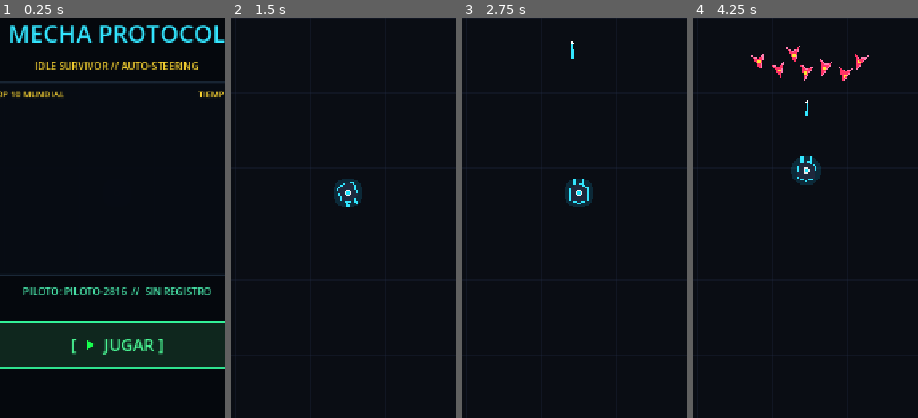
Above: before the commit, frames 1-4 (left to right).
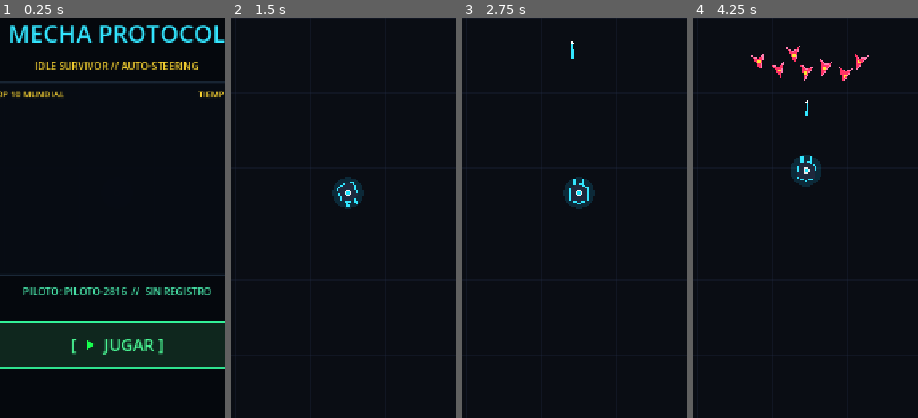
Above: after the commit, the same moments.

Repository: jonathanduranr/mecha-protocol
Game: Godot game, scene res://scenes/main.tscn
Two runs of this game, one before a commit and one after it. Both use one fixed random seed, a clock stepped at 60 frames per second and the inputs below. Sound files missing from this copy of the repository are replaced by a short silence.
Inputs (mouse positions are % of the whole screen's width and height, from its top left):
- Up to frame 1 (0.25 s): no input
- Up to frame 2 (1.5 s): click (50, 69) at 0.5 s; tap Enter at 1.25 s; move the mouse to (72, 45) at 1.27 s; click (72, 45) at 1.42 s
- Up to frame 3 (2.75 s): move the mouse to (30, 55) at 2.02 s; click (30, 55) at 2.17 s
- Up to frame 4 (4.25 s): move the mouse to (60, 28) at 2.77 s; click (60, 28) at 2.92 s; move the mouse to (45, 70) at 3.52 s; click (45, 70) at 3.67 s
The pictures show only the part of the screen within x 24-74%, y 28-78%; the shares and areas given below are measured in that part.

The runs differ from the first frame. In frame 2, less than 0.1% of the frame differs, in the area x 44-60%, y 39-48%; in frame 3, less than 0.1%; in frame 4, less than 0.1%.

Commit message:
feat: implement Option 1 Ultimate Quantum Fission Beam weapon evolution

Diff:
--- /dev/null
+++ b/assets/ui/icons/icon_ultimate_beam.svg
@@ -0,0 +1,15 @@
+<svg xmlns="http://www.w3.org/2000/svg" width="64" height="64" viewBox="0 0 64 64">
+  <rect width="64" height="64" rx="12" fill="#181204" stroke="#fbbf24" stroke-width="2.5"/>
+  <!-- Halo exterior del rayo -->
+  <line x1="8" y1="32" x2="56" y2="32" stroke="#f59e0b" stroke-width="12" stroke-linecap="round" opacity="0.4"/>
+  <!-- Haz principal de plasma -->
+  <line x1="8" y1="32" x2="56" y2="32" stroke="#38bdf8" stroke-width="6" stroke-linecap="round"/>
+  <!-- Núcleo blanco de fisión -->
+  <line x1="8" y1="32" x2="56" y2="32" stroke="#ffffff" stroke-width="2.5" stroke-linecap="round"/>
+  <!-- Focalizadores de lente cuántica -->
+  <polygon points="12,18 20,32 12,46 16,32" fill="#fbbf24"/>
+  <circle cx="32" cy="32" r="7" fill="none" stroke="#fbbf24" stroke-width="2" stroke-dasharray="3 3"/>
+  <circle cx="52" cy="32" r="3.5" fill="#ffffff"/>
+  <!-- Chispas cuánticas -->
+  <polygon points="46,20 48,24 52,24 49,27 50,31 46,28 42,31 43,27 40,24 44,24" fill="#fbbf24"/>
+</svg>
--- a/scripts/hud.gd
+++ b/scripts/hud.gd
@@ -43,6 +43,7 @@
 var is_submitting: bool = false
 
 const MAX_UPGRADE_LEVEL: int = 10
+var has_ultimate_beam_unlocked: bool = false
 var upgrade_levels: Dictionary = {
 	"multi_shot": 1,
 	"damage_boost": 1,
@@ -175,11 +176,33 @@
 		if cur_lvl < MAX_UPGRADE_LEVEL:
 			available_pool.append(opt)
 
+	# Si la Batería de Cañones (multi_shot) llegó a Nv. 10 y no se ha desbloqueado el Ultimate, se ofrece la Evolución
+	var should_force_ultimate := false
+	if upgrade_levels.get("multi_shot", 1) >= MAX_UPGRADE_LEVEL and not has_ultimate_beam_unlocked:
+		var ultimate_opt := {
+			"id": "ultimate_beam",
+			"title": "ULTIMATE: Haz Cuántico",
+			"desc": "EVOLUCIÓN SUPREMA: Transforma los cañones en un rayo continuo que calcina todo en línea recta.",
+			"color": Color(1.0, 0.85, 0.2),
+			"is_ultimate": true
+		}
+		available_pool.append(ultimate_opt)
+		should_force_ultimate = true
+
 	available_pool.shuffle()
-	var count_to_show: int = min(available_pool.size(), 3)
-	var selected := available_pool.slice(0, count_to_show)
-
-	# Si ya maxeó todos los poderes a Nv. 10, ofrecer Reparación de Emergencia
+
+	var selected: Array = []
+	if should_force_ultimate:
+		for item in available_pool:
+			if item.get("id") == "ultimate_beam":
+				selected.append(item)
+				available_pool.erase(item)
+				break
+
+	var remaining_count: int = min(available_pool.size(), 3 - selected.size())
+	selected.append_array(available_pool.slice(0, remaining_count))
+
+	# Si ya maxeó todos los poderes a Nv. 10 y tiene el Ultimate, ofrecer Reparación de Emergencia
 	if selected.is_empty():
 		var emergency_opt := {
 			"id": "emergency_repair",
@@ -190,23 +213,24 @@
 		selected.append(emergency_opt)
 
 	for opt in selected:
+		var is_ult: bool = opt.get("is_ultimate", false)
 		var btn := Button.new()
 		btn.custom_minimum_size = Vector2(560, 110)
 		btn.text = ""
 
 		var style := StyleBoxFlat.new()
-		style.bg_color = Color(0.07, 0.10, 0.16, 0.95)
-		style.border_width_bottom = 2
-		style.border_width_top = 2
-		style.border_width_left = 5
-		style.border_width_right = 2
+		style.bg_color = Color(0.16, 0.12, 0.04, 0.96) if is_ult else Color(0.07, 0.10, 0.16, 0.95)
+		style.border_width_bottom = 3 if is_ult else 2
+		style.border_width_top = 3 if is_ult else 2
+		style.border_width_left = 6 if is_ult else 5
+		style.border_width_right = 3 if is_ult else 2
 		style.border_color = opt["color"]
 		style.corner_radius_top_left = 8
 		style.corner_radius_bottom_right = 8
 		btn.add_theme_stylebox_override("normal", style)
 
 		var hover_style: StyleBoxFlat = style.duplicate()
-		hover_style.bg_color = Color(0.12, 0.18, 0.28, 0.98)
+		hover_style.bg_color = Color(0.22, 0.17, 0.06, 0.98) if is_ult else Color(0.12, 0.18, 0.28, 0.98)
 		hover_style.border_color = opt["color"].lightened(0.2)
 		btn.add_theme_stylebox_override("hover", hover_style)
 		btn.add_theme_stylebox_override("pressed", hover_style)
@@ -259,7 +283,14 @@
 		title_label.mouse_filter = Control.MOUSE_FILTER_IGNORE
 		header_hbox.add_child(title_label)
 
-		if opt["id"] != "emergency_repair":
+		if is_ult:
+			var tag_label := Label.new()
+			tag_label.text = "[EVOLUCIÓN ULTIMATE]"
+			tag_label.add_theme_font_size_override("font_size", 13)
+			tag_label.add_theme_color_override("font_color", Color(1.0, 0.85, 0.2))
+			tag_label.mouse_filter = Control.MOUSE_FILTER_IGNORE
+			header_hbox.add_child(tag_label)
+		elif opt["id"] != "emergency_repair":
 			var cur_lvl: int = upgrade_levels.get(opt["id"], 1)
 			var next_lvl: int = cur_lvl + 1
 			var level_label_card := Label.new()
@@ -292,7 +323,9 @@
 		if child is Button:
 			child.disabled = true
 
-	if upgrade_id != "emergency_repair":
+	if upgrade_id == "ultimate_beam":
+		has_ultimate_beam_unlocked = true
+	elif upgrade_id != "emergency_repair":
 		var cur: int = upgrade_levels.get(upgrade_id, 1)
 		upgrade_levels[upgrade_id] = min(cur + 1, MAX_UPGRADE_LEVEL)
 
--- a/scripts/main.gd
+++ b/scripts/main.gd
@@ -36,3 +36,5 @@
 			mecha.increase_max_health(25.0, 50.0)
 		"emergency_repair":
 			mecha.heal(100.0)
+		"ultimate_beam":
+			mecha.activate_ultimate_beam()
--- a/scripts/mecha.gd
+++ b/scripts/mecha.gd
@@ -36,6 +36,14 @@
 var bullet_count: int = 1
 var damage_multiplier: float = 1.0
 var speed_multiplier: float = 1.0
+
+# Evolución Ultimate: Haz de Fisión Cuántica Continuo
+var has_ultimate_beam: bool = false
+var is_beam_firing: bool = false
+var beam_tick_timer: float = 0.0
+var beam_sound_timer: float = 0.0
+const BEAM_LENGTH: float = 950.0
+const BEAM_HALF_WIDTH: float = 18.0
 
 @onready var bullet_scene := preload("res://scenes/bullet.tscn")
 
@@ -90,10 +98,16 @@
 		var aim_dir := (closest_enemy.global_position - global_position).normalized()
 		rotation = lerp_angle(rotation, aim_dir.angle(), 14.0 * delta)
 
-		if shoot_timer <= 0:
-			fire_weapons(aim_dir)
-			shoot_timer = fire_rate
+		if has_ultimate_beam:
+			is_beam_firing = true
+			process_ultimate_beam(delta, aim_dir)
+		else:
+			is_beam_firing = false
+			if shoot_timer <= 0:
+				fire_weapons(aim_dir)
+				shoot_timer = fire_rate
 	else:
+		is_beam_firing = false
 		if current_velocity.length_squared() > 900.0:
 			rotation = lerp_angle(rotation, current_velocity.angle(), 8.0 * delta)
 		else:
@@ -134,6 +148,42 @@
 	bullet.damage = 30.0 * damage_multiplier
 	get_parent().add_child(bullet)
 
+func activate_ultimate_beam() -> void:
+	has_ultimate_beam = true
+	queue_redraw()
+
+func process_ultimate_beam(delta: float, aim_dir: Vector2) -> void:
+	beam_tick_timer -= delta
+	beam_sound_timer -= delta
+
+	# Sonido continuo o pulsos rítmicos del haz de energía
+	if beam_sound_timer <= 0.0:
+		AudioManager.play_laser()
+		beam_sound_timer = 0.16
+
+	# Procesamiento de daño continuo por ticks (15 ticks/seg)
+	if beam_tick_timer <= 0.0:
+		beam_tick_timer = 0.065
+		var beam_start: Vector2 = global_position + aim_dir * 18.0
+		var tick_damage: float = 38.0 * damage_multiplier
+
+		var enemies := get_tree().get_nodes_in_group("enemies")
+		for enemy in enemies:
+			if not is_instance_valid(enemy):
+				continue
+			var to_enemy: Vector2 = enemy.global_position - beam_start
+			var proj: float = to_enemy.dot(aim_dir)
+			if proj >= 0.0 and proj <= BEAM_LENGTH:
+				var closest_pt: Vector2 = beam_start + aim_dir * proj
+				var enemy_radius: float = 18.0
+				var col_shape = enemy.get_node_or_null("CollisionShape2D")
+				if col_shape and col_shape.shape is CircleShape2D:
+					enemy_radius = col_shape.shape.radius
+
+				var hit_dist := enemy_radius + BEAM_HALF_WIDTH
+				if enemy.global_position.distance_squared_to(closest_pt) <= hit_dist * hit_dist:
+					enemy.take_damage(tick_damage, aim_dir, 35.0)
+
 func calculate_steering_direction() -> Vector2:
 	var avoidance_force := Vector2.ZERO
 	var scrap_force := Vector2.ZERO
@@ -329,7 +379,27 @@
 			area.on_rammed_mecha()
 
 func _draw() -> void:
-	draw_circle(Vector2.ZERO, 24.0, Color(0.1, 0.8, 1.0, 0.15))
+	# Dibujar el Haz de Fisión Cuántica Continuo si está activo
+	if has_ultimate_beam and is_beam_firing:
+		var start_pt := Vector2(20, 0)
+		var end_pt := Vector2(BEAM_LENGTH, 0)
+
+		# 1. Halo difuso exterior
+		draw_line(start_pt, end_pt, Color(0.05, 0.65, 1.0, 0.3), 26.0)
+		# 2. Haz de plasma eléctrico
+		draw_line(start_pt, end_pt, Color(0.3, 0.92, 1.0, 0.85), 13.0)
+		# 3. Núcleo de fisión blanco incandescente
+		draw_line(start_pt, end_pt, Color(1.0, 1.0, 1.0, 1.0), 3.5)
+
+		# Flares en las dos bocas del cañón
+		draw_circle(Vector2(22, -7), 6.0, Color(0.3, 0.9, 1.0, 0.9))
+		draw_circle(Vector2(22, 7), 6.0, Color(0.3, 0.9, 1.0, 0.9))
+		draw_circle(Vector2(22, -7), 2.5, Color.WHITE)
+		draw_circle(Vector2(22, 7), 2.5, Color.WHITE)
+		draw_circle(Vector2(24, 0), 9.0, Color(0.15, 0.8, 1.0, 0.35))
+
+	var aura_color := Color(1.0, 0.85, 0.2, 0.25) if has_ultimate_beam else Color(0.1, 0.8, 1.0, 0.15)
+	draw_circle(Vector2.ZERO, 25.0, aura_color)
 
 	var chassis_points := PackedVector2Array([
 		Vector2(16, 0),
@@ -340,10 +410,15 @@
 		Vector2(8, -14)
 	])
 	draw_colored_polygon(chassis_points, Color(0.12, 0.16, 0.24, 1.0))
-	draw_polyline(chassis_points, Color(0.2, 0.9, 1.0, 1.0), 2.0)
-
-	draw_rect(Rect2(12, -9, 10, 4), Color(0.2, 0.9, 1.0, 1.0))
-	draw_rect(Rect2(12, 5, 10, 4), Color(0.2, 0.9, 1.0, 1.0))
-
-	draw_circle(Vector2.ZERO, 5.0, Color(1.0, 1.0, 1.0, 0.9))
-	draw_circle(Vector2.ZERO, 3.0, Color(0.1, 0.9, 1.0, 1.0))
+	var border_color := Color(1.0, 0.85, 0.2, 1.0) if has_ultimate_beam else Color(0.2, 0.9, 1.0, 1.0)
+	draw_polyline(chassis_points, border_color, 2.0)
+
+	draw_rect(Rect2(12, -9, 10, 4), border_color)
+	draw_rect(Rect2(12, 5, 10, 4), border_color)
+
+	if has_ultimate_beam:
+		draw_circle(Vector2.ZERO, 6.0, Color(1.0, 0.85, 0.2, 0.9))
+		draw_circle(Vector2.ZERO, 3.5, Color(1.0, 1.0, 1.0, 1.0))
+	else:
+		draw_circle(Vector2.ZERO, 5.0, Color(1.0, 1.0, 1.0, 0.9))
+		draw_circle(Vector2.ZERO, 3.0, Color(0.1, 0.9, 1.0, 1.0))
Not shown, changed: assets/ui/icons/icon_ultimate_beam.svg.import
Not shown, removed: builds/web/demo_beam.wav.import
Not shown, removed: builds/web/demo_blaster.wav.import
Not shown, removed: builds/web/demo_pulse.wav.import
Not shown, removed: builds/web/index.icon.png.import
Not shown, removed: builds/web/index.png.import
Not shown, removed: builds/web/laser_beam.wav.import
Not shown, removed: builds/web/laser_blaster.wav.import
Not shown, removed: builds/web/laser_pulse.wav.import
Not shown, removed: builds/web/level_1.wav.import
Not shown, removed: builds/web/level_30.wav.import
Not shown, removed: builds/web/level_60.wav.import
(and 20 more such lines)
